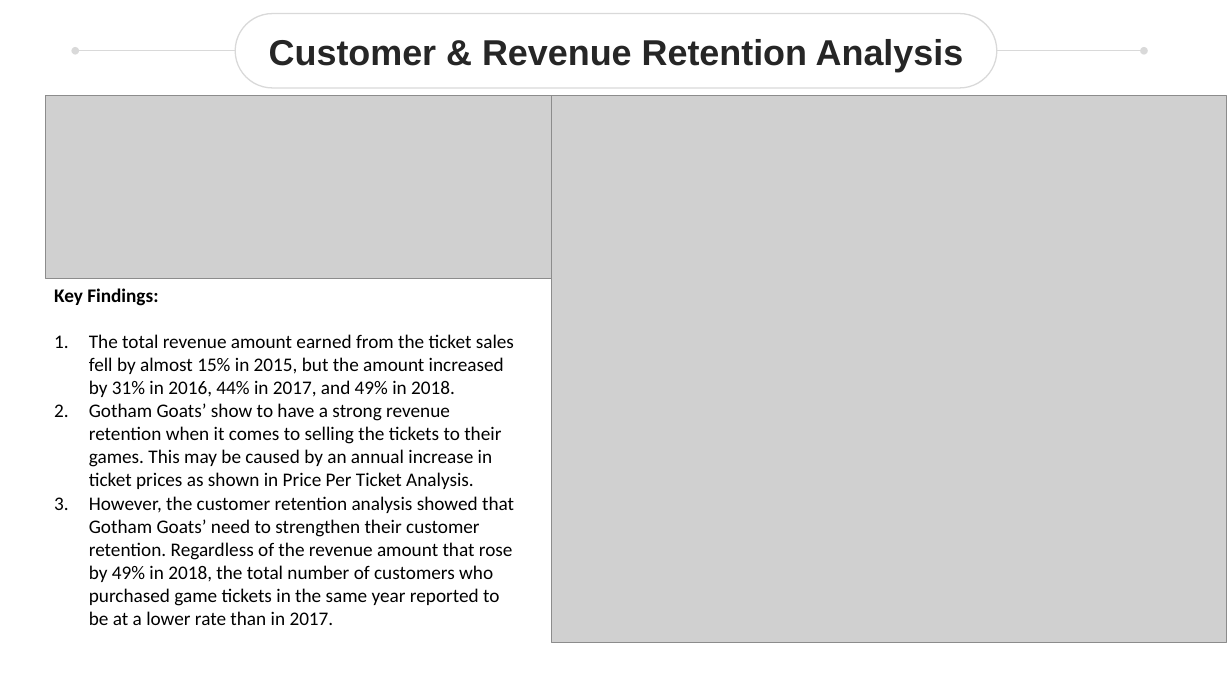
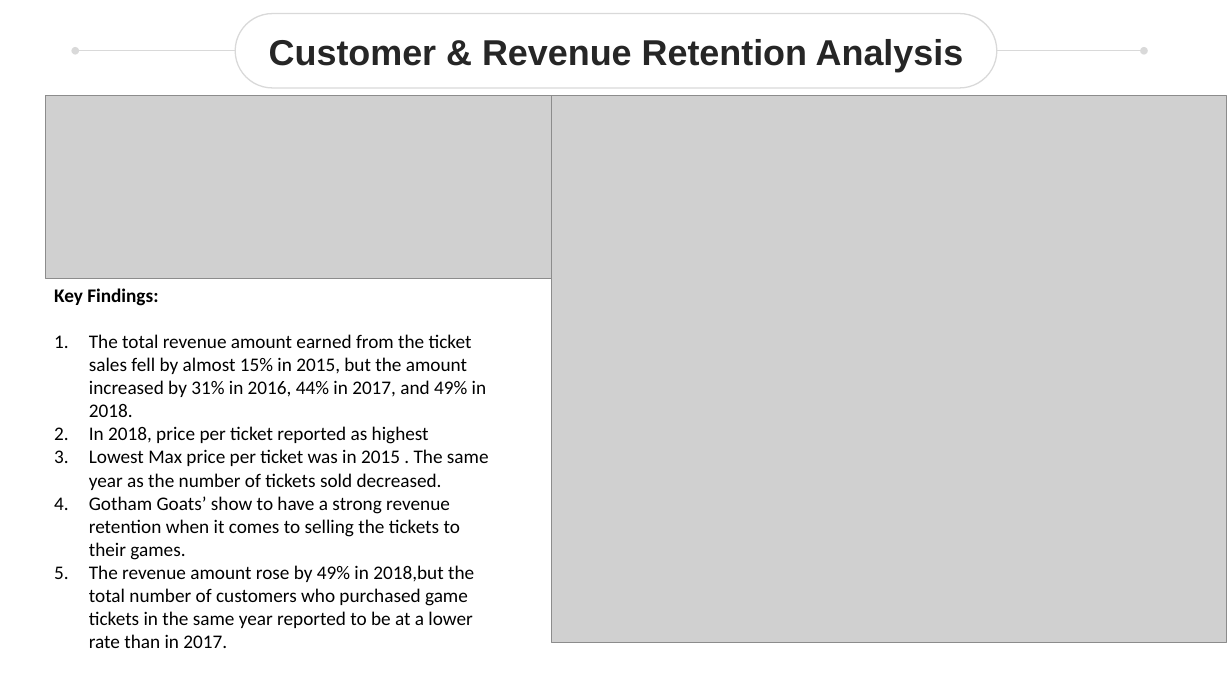
Before and after one commit to areselian/two-circles-assessment, a slide deck: slide 6 of TwoCirclesAssessmentSlides.pptx. Drawn at 1232x693 pixels with LibreOffice and Linux fonts; fonts in the diff are those of the drawing; grey boxes stand for pictures. Boxes give left, top, right and bottom in pixels: in the first picture for what was removed or moved away, otherwise in the second. Text is boxed around its words. In the diff, an @@ line names an element or a change of style, - is before the commit and + after.

```diff
--- a/TwoCirclesAssessmentSlides.pptx
+++ b/TwoCirclesAssessmentSlides.pptx
@@ text at (x1=89, y1=426, x2=489, y2=648): text changed @@
-2. Gotham Goats’ show to have a strong revenue retention when it comes to selling the tickets to their games. This may be caused by an annual increase in ticket prices as shown in Price Per Ticket Analysis.
-3. However, the customer retention analysis showed that Gotham Goats’ need to strengthen their customer retention. Regardless of the revenue amount that rose by 49% in 2018, the total number of customers who purchased game tickets in the same year reported to be at a lower rate than in 2017.
+2. In 2018, price per ticket reported as highest
+3. Lowest Max price per ticket was in 2015 . The same year as the number of tickets sold decreased.
+4. Gotham Goats’ show to have a strong revenue retention when it comes to selling the tickets to their games.
+5. The revenue amount rose by 49% in 2018,but the total number of customers who purchased game tickets in the same year reported to be at a lower rate than in 2017.
```
Also in this commit, not shown: 1 other slide changed, 2 other files.
